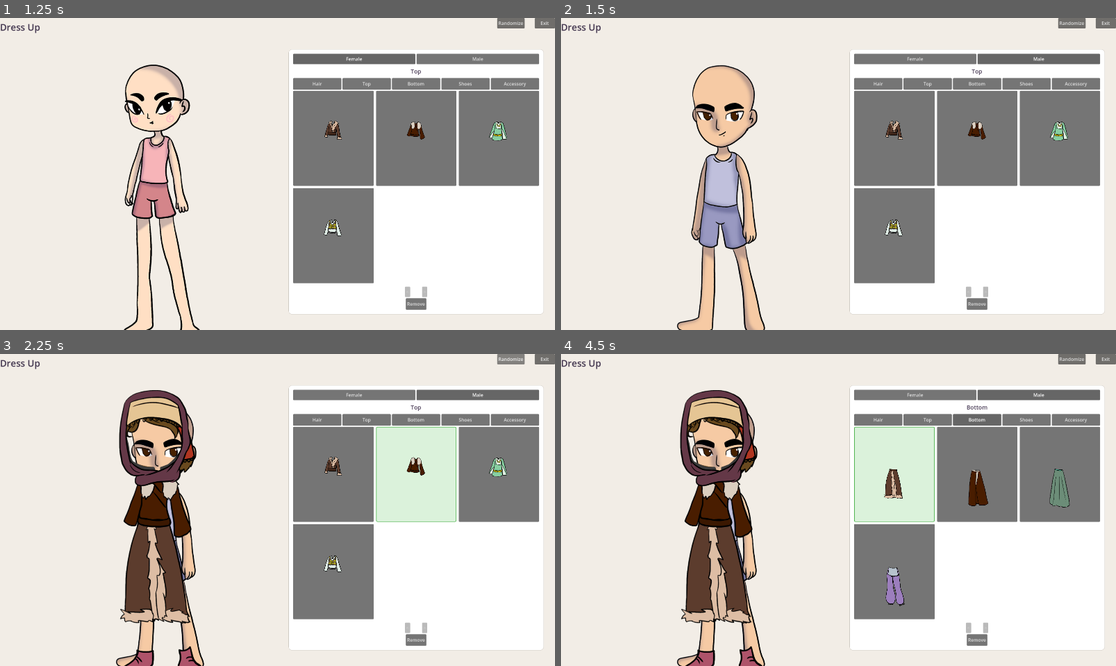
Above: before the commit, frames 1-4 (two rows, left to right).
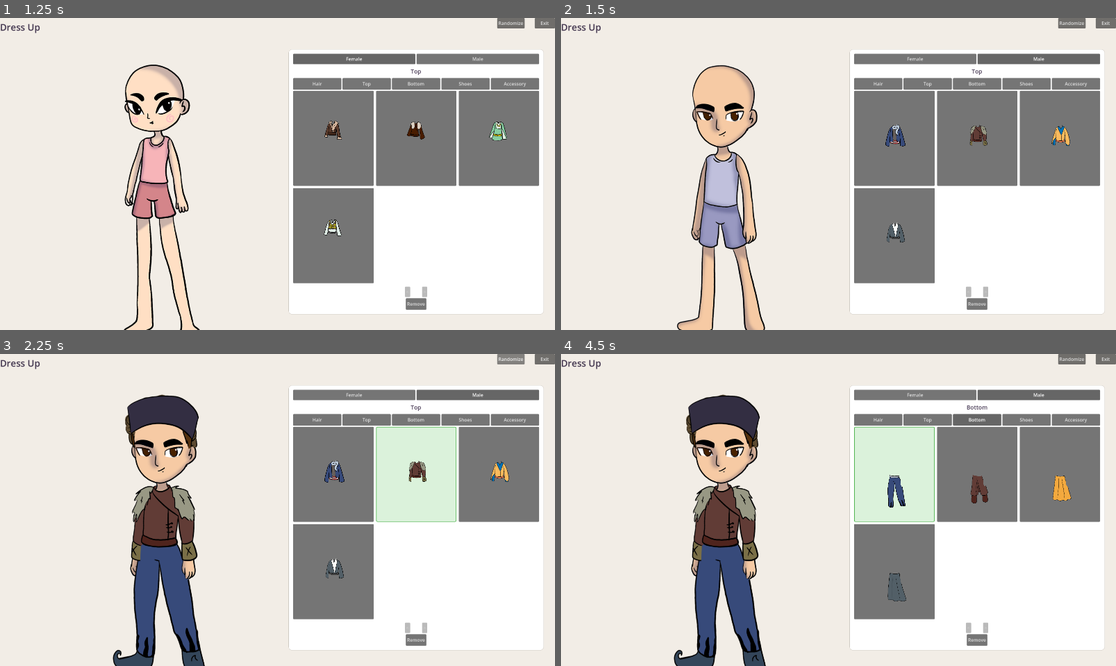
Above: after the commit, the same moments.

Repository: grapdega/yoruk-fashion
Game: Godot game, scene res://main.tscn
Two runs of this game, one before a commit and one after it. Both use one fixed random seed, a clock stepped at 60 frames per second and the inputs below.
Inputs:
- Up to frame 1 (1.25 s): click "Female" at 0.5 s
- Up to frame 2 (1.5 s): click "Male" at 1.25 s
- Up to frame 3 (2.25 s): click "Randomize" at 2 s
- Up to frame 4 (4.5 s): click "Hair" at 2.75 s; click "Top" at 3.5 s; click "Bottom" at 4.25 s

Frame 1 is identical in both runs. In frame 2, 0.7% of the frame differs, in the area x 58-92%, y 32-72%; in frame 3, 9.3%; in frame 4, 9.8%, in the area x 20-92%, y 11-100%.

Commit message:
split assets by gender

Diff:
--- a/items.json
+++ b/items.json
@@ -1,32 +1,52 @@
 {
 	"hair": [
-		{"id": "hair1", "name": "Hair 1", "tex": "res://assets/famale/hair/hair1.png"},
-		{"id": "hair2", "name": "Hair 2", "tex": "res://assets/famale/hair/hair2.png"},
-		{"id": "hair3", "name": "Hair 3", "tex": "res://assets/famale/hair/hair3.png"}
+		{"id": "f_hair1", "name": "Hair 1", "tex": "res://assets/famale/hair/hair1.png", "gender": "female"},
+		{"id": "f_hair2", "name": "Hair 2", "tex": "res://assets/famale/hair/hair2.png", "gender": "female"},
+		{"id": "f_hair3", "name": "Hair 3", "tex": "res://assets/famale/hair/hair3.png", "gender": "female"},
+		{"id": "m_hair1", "name": "Hair 1", "tex": "res://assets/male/hair/hair1.png", "gender": "male"},
+		{"id": "m_hair2", "name": "Hair 2", "tex": "res://assets/male/hair/hair2.png", "gender": "male"},
+		{"id": "m_hair3", "name": "Hair 3", "tex": "res://assets/male/hair/hair3.png", "gender": "male"}
 	],
 	"top": [
-		{"id": "top1", "name": "Top 1", "tex": "res://assets/famale/top/top1.png"},
-		{"id": "top2", "name": "Top 2", "tex": "res://assets/famale/top/top2.png"},
-		{"id": "top3", "name": "Top 3", "tex": "res://assets/famale/top/top3.png"},
-		{"id": "top4", "name": "Top 4", "tex": "res://assets/famale/top/top4.png"}
+		{"id": "f_top1", "name": "Top 1", "tex": "res://assets/famale/top/top1.png", "gender": "female"},
+		{"id": "f_top2", "name": "Top 2", "tex": "res://assets/famale/top/top2.png", "gender": "female"},
+		{"id": "f_top3", "name": "Top 3", "tex": "res://assets/famale/top/top3.png", "gender": "female"},
+		{"id": "f_top4", "name": "Top 4", "tex": "res://assets/famale/top/top4.png", "gender": "female"},
+		{"id": "m_top1", "name": "Top 1", "tex": "res://assets/male/top/top1.png", "gender": "male"},
+		{"id": "m_top2", "name": "Top 2", "tex": "res://assets/male/top/top2.png", "gender": "male"},
+		{"id": "m_top3", "name": "Top 3", "tex": "res://assets/male/top/top3.png", "gender": "male"},
+		{"id": "m_top4", "name": "Top 4", "tex": "res://assets/male/top/top4.png", "gender": "male"}
 	],
 	"bottom": [
-		{"id": "bottom1", "name": "Bottom 1", "tex": "res://assets/famale/bottom/bottom1.png"},
-		{"id": "bottom2", "name": "Bottom 2", "tex": "res://assets/famale/bottom/bottom2.png"},
-		{"id": "bottom3", "name": "Bottom 3", "tex": "res://assets/famale/bottom/bottom3.png"},
-		{"id": "bottom4", "name": "Bottom 4", "tex": "res://assets/famale/bottom/bottom4.png"}
+		{"id": "f_bottom1", "name": "Bottom 1", "tex": "res://assets/famale/bottom/bottom1.png", "gender": "female"},
+		{"id": "f_bottom2", "name": "Bottom 2", "tex": "res://assets/famale/bottom/bottom2.png", "gender": "female"},
+		{"id": "f_bottom3", "name": "Bottom 3", "tex": "res://assets/famale/bottom/bottom3.png", "gender": "female"},
+		{"id": "f_bottom4", "name": "Bottom 4", "tex": "res://assets/famale/bottom/bottom4.png", "gender": "female"},
+		{"id": "m_bottom1", "name": "Bottom 1", "tex": "res://assets/male/bottom/bottom1.png", "gender": "male"},
+		{"id": "m_bottom2", "name": "Bottom 2", "tex": "res://assets/male/bottom/bottom2.png", "gender": "male"},
+		{"id": "m_bottom3", "name": "Bottom 3", "tex": "res://assets/male/bottom/bottom3.png", "gender": "male"},
+		{"id": "m_bottom4", "name": "Bottom 4", "tex": "res://assets/male/bottom/bottom4.png", "gender": "male"}
 	],
 	"shoes": [
-		{"id": "shoes1", "name": "Shoes 1", "tex": "res://assets/famale/shoes/shoes1.png"},
-		{"id": "shoes2", "name": "Shoes 2", "tex": "res://assets/famale/shoes/shoes2.png"},
-		{"id": "shoes3", "name": "Shoes 3", "tex": "res://assets/famale/shoes/shoes3.png"},
-		{"id": "shoes4", "name": "Shoes 4", "tex": "res://assets/famale/shoes/shoes4.png"}
+		{"id": "f_shoes1", "name": "Shoes 1", "tex": "res://assets/famale/shoes/shoes1.png", "gender": "female"},
+		{"id": "f_shoes2", "name": "Shoes 2", "tex": "res://assets/famale/shoes/shoes2.png", "gender": "female"},
+		{"id": "f_shoes3", "name": "Shoes 3", "tex": "res://assets/famale/shoes/shoes3.png", "gender": "female"},
+		{"id": "f_shoes4", "name": "Shoes 4", "tex": "res://assets/famale/shoes/shoes4.png", "gender": "female"},
+		{"id": "m_shoes1", "name": "Shoes 1", "tex": "res://assets/male/shoes/shoes1.png", "gender": "male"},
+		{"id": "m_shoes2", "name": "Shoes 2", "tex": "res://assets/male/shoes/shoes2.png", "gender": "male"},
+		{"id": "m_shoes3", "name": "Shoes 3", "tex": "res://assets/male/shoes/shoes3.png", "gender": "male"},
+		{"id": "m_shoes4", "name": "Shoes 4", "tex": "res://assets/male/shoes/shoes4.png", "gender": "male"}
 	],
 	"accessory": [
-		{"id": "accessory1", "name": "Accessory 1", "tex": "res://assets/famale/accessory/accessory1.png"},
-		{"id": "accessory2", "name": "Accessory 2", "tex": "res://assets/famale/accessory/accessory2.png"},
-		{"id": "accessory3", "name": "Accessory 3", "tex": "res://assets/famale/accessory/accessory3.png"},
-		{"id": "accessory4", "name": "Accessory 4", "tex": "res://assets/famale/accessory/accessory4.png"},
-		{"id": "accessory5", "name": "Accessory 5", "tex": "res://assets/famale/accessory/accessory5.png"}
+		{"id": "f_accessory1", "name": "Accessory 1", "tex": "res://assets/famale/accessory/accessory1.png", "gender": "female"},
+		{"id": "f_accessory2", "name": "Accessory 2", "tex": "res://assets/famale/accessory/accessory2.png", "gender": "female"},
+		{"id": "f_accessory3", "name": "Accessory 3", "tex": "res://assets/famale/accessory/accessory3.png", "gender": "female"},
+		{"id": "f_accessory4", "name": "Accessory 4", "tex": "res://assets/famale/accessory/accessory4.png", "gender": "female"},
+		{"id": "f_accessory5", "name": "Accessory 5", "tex": "res://assets/famale/accessory/accessory5.png", "gender": "female"},
+		{"id": "m_accessory1", "name": "Accessory 1", "tex": "res://assets/male/accessory/accessory1.png", "gender": "male"},
+		{"id": "m_accessory2", "name": "Accessory 2", "tex": "res://assets/male/accessory/accessory2.png", "gender": "male"},
+		{"id": "m_accessory3", "name": "Accessory 3", "tex": "res://assets/male/accessory/accessory3.png", "gender": "male"},
+		{"id": "m_accessory4", "name": "Accessory 4", "tex": "res://assets/male/accessory/accessory4.png", "gender": "male"},
+		{"id": "m_accessory5", "name": "Accessory 5", "tex": "res://assets/male/accessory/accessory5.png", "gender": "male"}
 	]
 }
--- a/main.gd
+++ b/main.gd
@@ -29,6 +29,7 @@
 	next_btn.pressed.connect(_on_next_page)
 	char_display.item_equipped.connect(_on_char_item_changed)
 	char_display.item_unequipped.connect(_on_char_item_changed)
+	char_display.gender_changed.connect(_on_gender_changed)
 	female_btn.pressed.connect(_on_gender_pressed.bind("female"))
 	male_btn.pressed.connect(_on_gender_pressed.bind("male"))
 	_on_gender_pressed("female")
@@ -41,6 +42,11 @@
 	char_display.set_gender(g)
 	female_btn.button_pressed = g == "female"
 	male_btn.button_pressed = g == "male"
+
+func _on_gender_changed() -> void:
+	current_page = 0
+	if current_category:
+		refresh_items()
 
 func build_category_buttons() -> void:
 	var cat_names = {
--- a/scripts/character_display.gd
+++ b/scripts/character_display.gd
@@ -2,6 +2,7 @@
 
 signal item_equipped(category, item)
 signal item_unequipped(category)
+signal gender_changed()
 
 var equipped := {}
 var textures := {}
@@ -29,7 +30,12 @@
 		push_error("Failed to parse items.json")
 
 func get_items(category: String) -> Array:
-	return items.get(category, [])
+	var all = items.get(category, [])
+	var filtered := []
+	for item in all:
+		if item.get("gender", "female") == gender:
+			filtered.append(item)
+	return filtered
 
 func get_categories() -> Array:
 	return items.keys()
@@ -51,7 +57,7 @@
 	return equipped.get(category, null)
 
 func cycle_category(category: String) -> void:
-	var cat_items = items.get(category, [])
+	var cat_items = get_items(category)
 	if cat_items.is_empty():
 		return
 	var current = equipped.get(category)
@@ -99,7 +105,9 @@
 
 func set_gender(g: String) -> void:
 	gender = g
+	equipped.clear()
 	queue_redraw()
+	gender_changed.emit()
 
 func _draw() -> void:
 	var c = get_char_offset()
